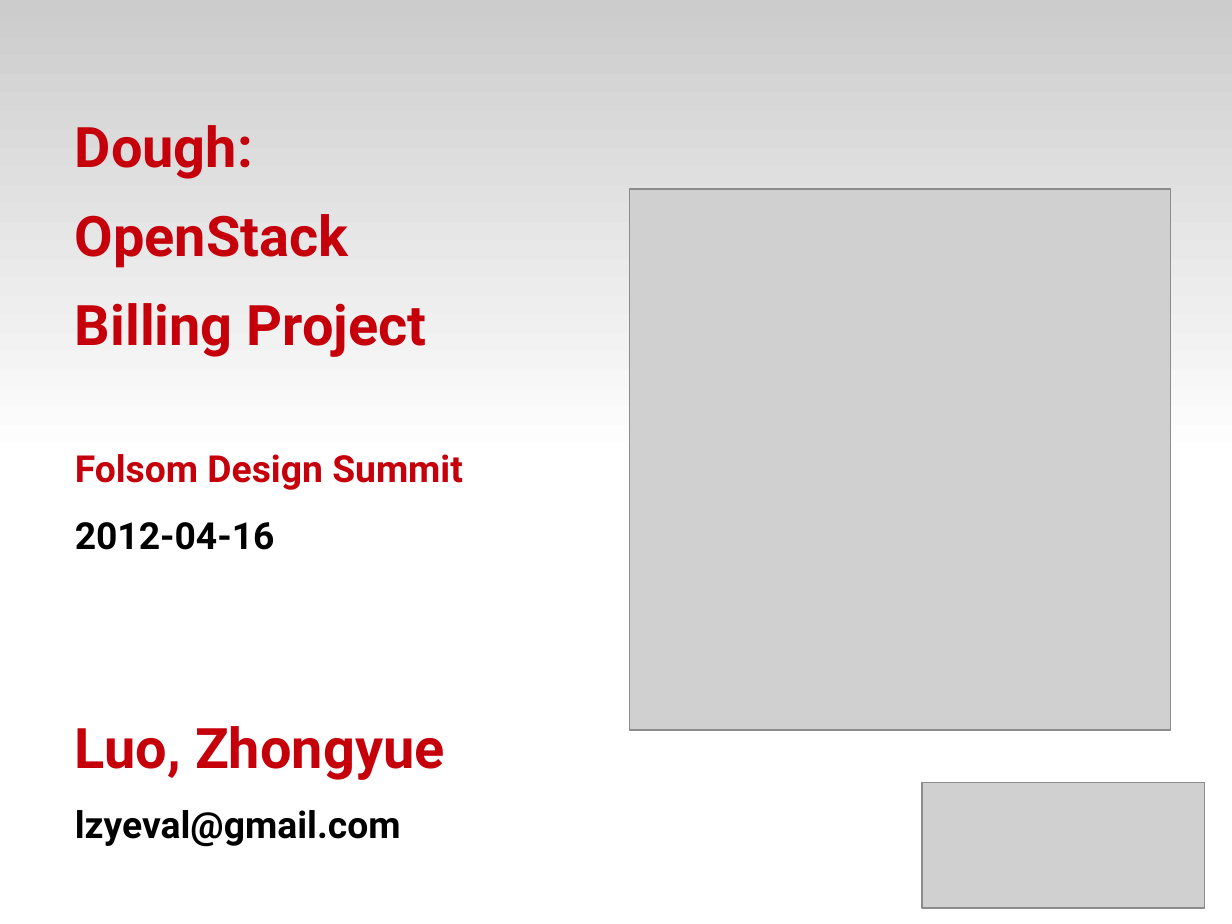
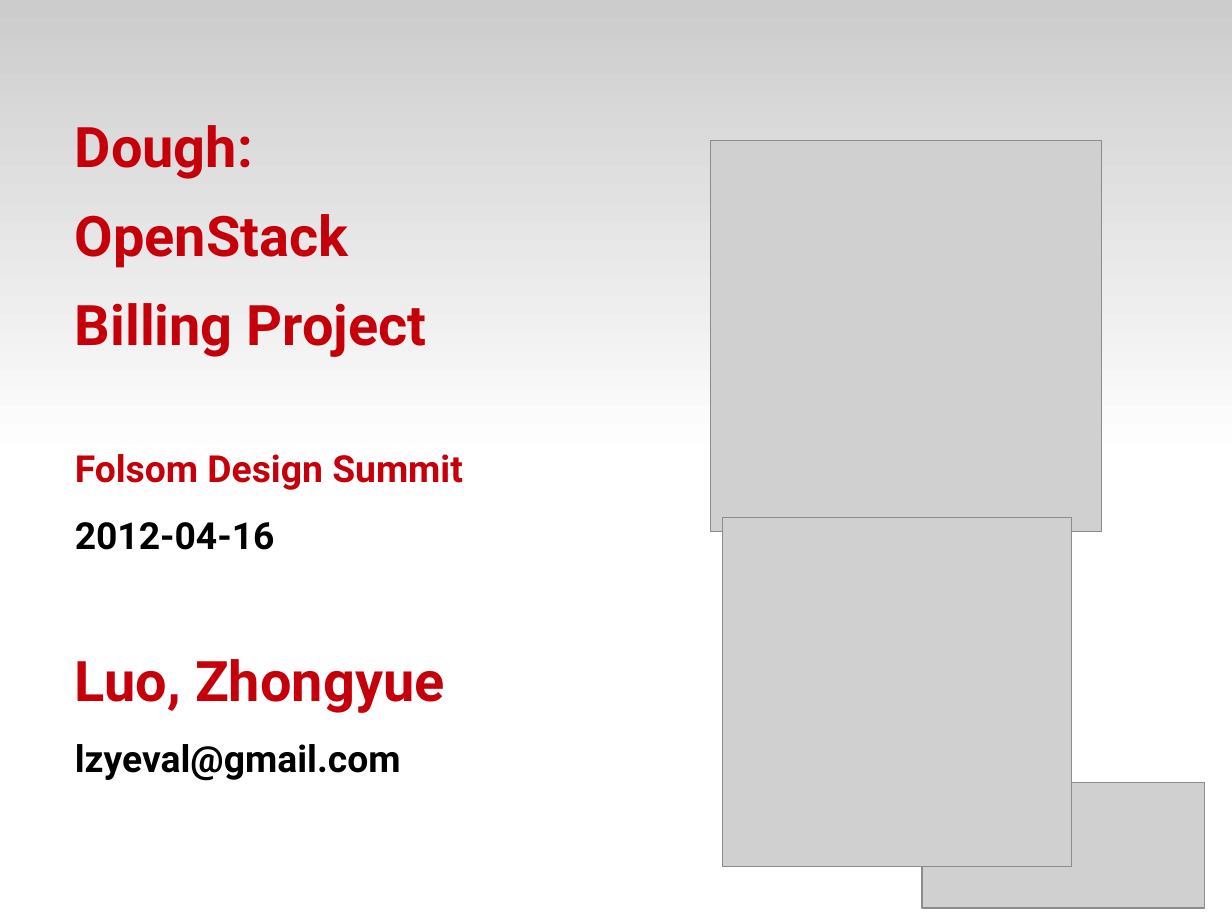
Before and after one commit to zyluo/talk-OSDS-2012, a slide deck: slide 1 of OSDS-2012-SF-dough-LZY.odp. Drawn at 1232x924 pixels with LibreOffice and Linux fonts; fonts in the diff are those of the drawing; grey boxes stand for pictures; background and template pictures are left out. Boxes give left, top, right and bottom in pixels: in the first picture for what was removed or moved away, otherwise in the second. Text is boxed around its words. In the diff, an @@ line names an element or a change of style, - is before the commit and + after.

Commit message:
Add design concepts, fix typos

```diff
--- a/OSDS-2012-SF-dough-LZY.odp
+++ b/OSDS-2012-SF-dough-LZY.odp
@@ text "Dough:" rewrapped from (x1=75, y1=125, x2=463, y2=847) to (x1=75, y1=125, x2=463, y2=781) @@
@@ picture resized from (x1=629, y1=189, x2=1171, y2=730) to (x1=711, y1=141, x2=1102, y2=532) @@
@@ picture added at (x1=722, y1=518, x2=1071, y2=866) @@
```
Also in this commit, not shown: 9 other slides changed, 1 slide added.
